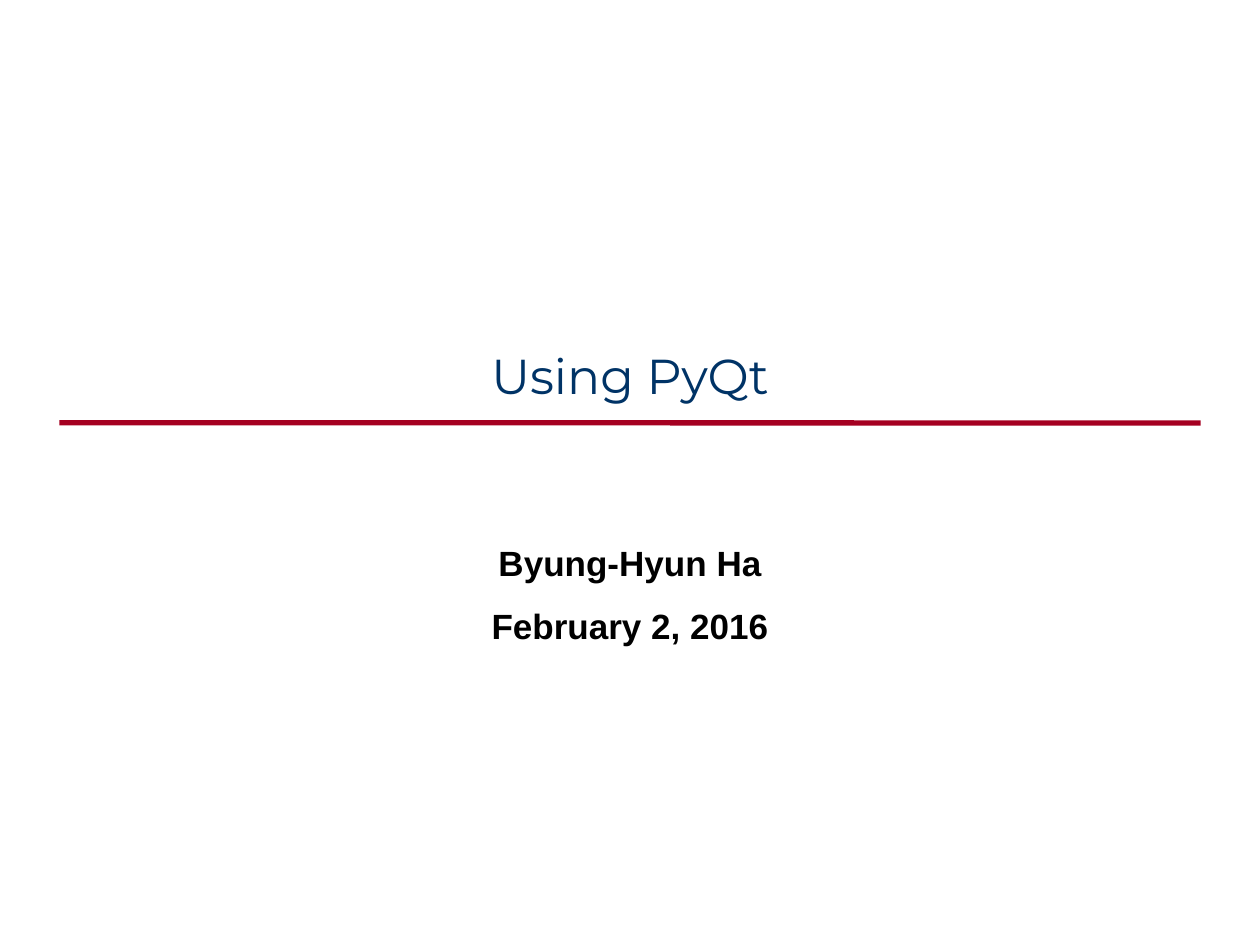
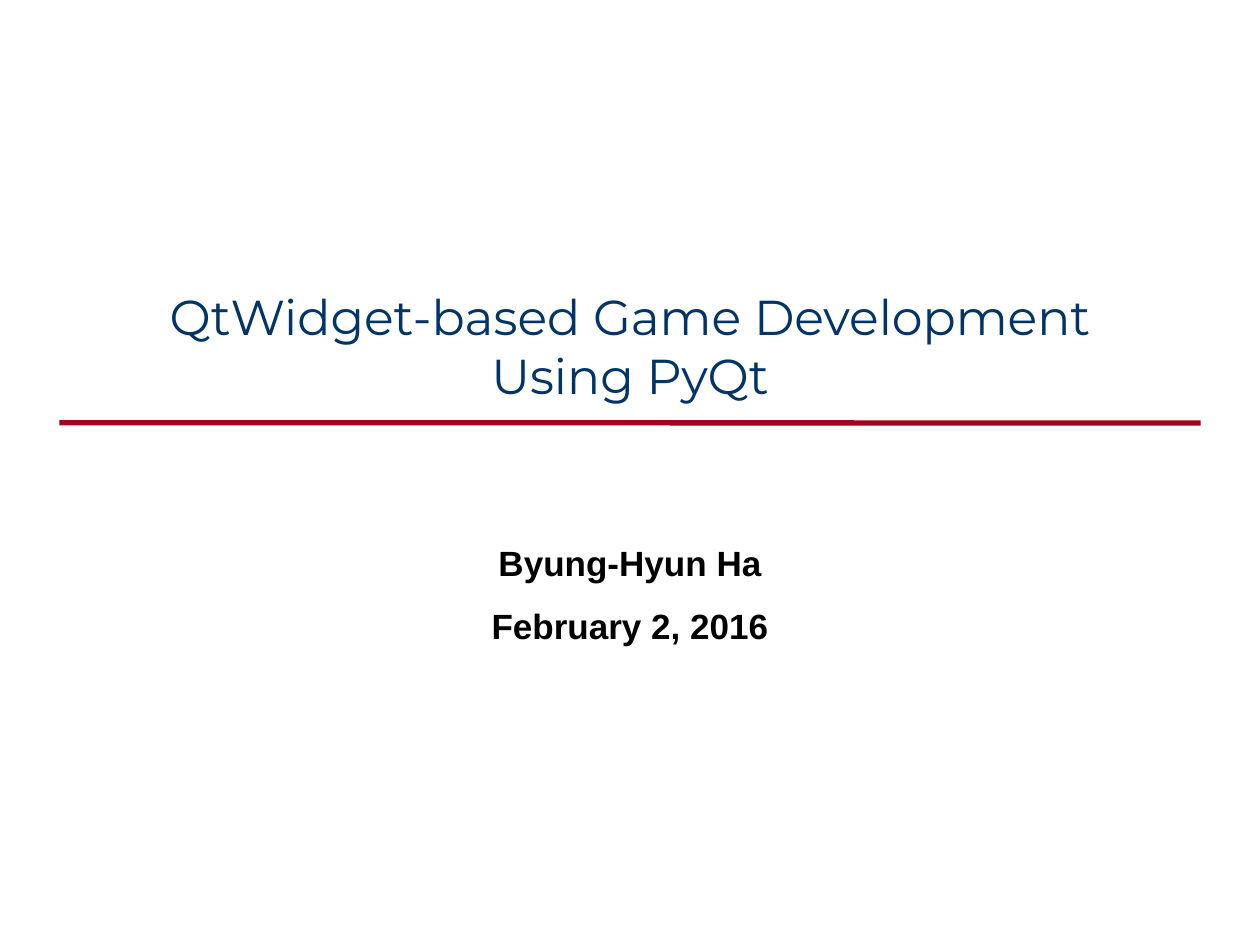
Before and after one commit to lazy5f/tutorial, a slide deck: slide 1 of pyqt/pyqt-ienpro.ppt. Drawn at 1260x945 pixels with LibreOffice and Linux fonts; fonts in the diff are those of the drawing. Boxes give left, top, right and bottom in pixels: in the first picture for what was removed or moved away, otherwise in the second. Text is boxed around its words. In the diff, an @@ line names an element or a change of style, - is before the commit and + after.

```diff
--- a/pyqt/pyqt-ienpro.ppt
+++ b/pyqt/pyqt-ienpro.ppt
@@ title at [170, 298, 1090, 404]: text changed @@
-Using PyQt
+QtWidget-based Game Development Using PyQt
```
Also in this commit, not shown: 2 other slides changed, 1 slide added, 11 other files.
